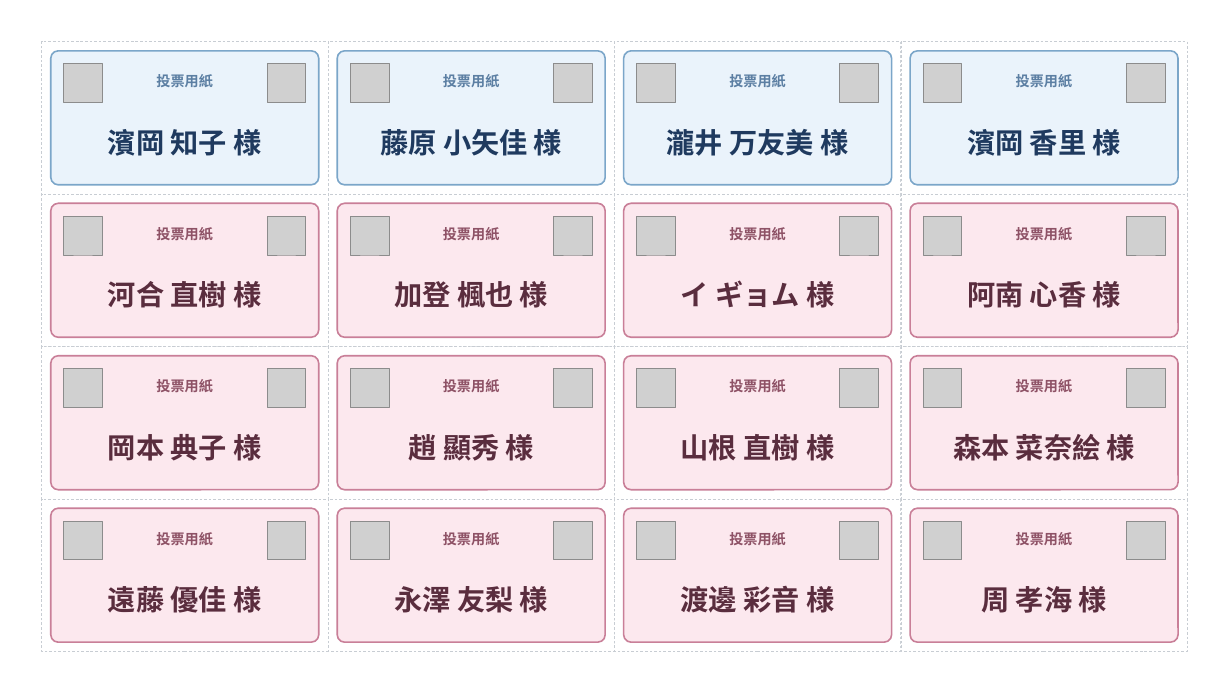
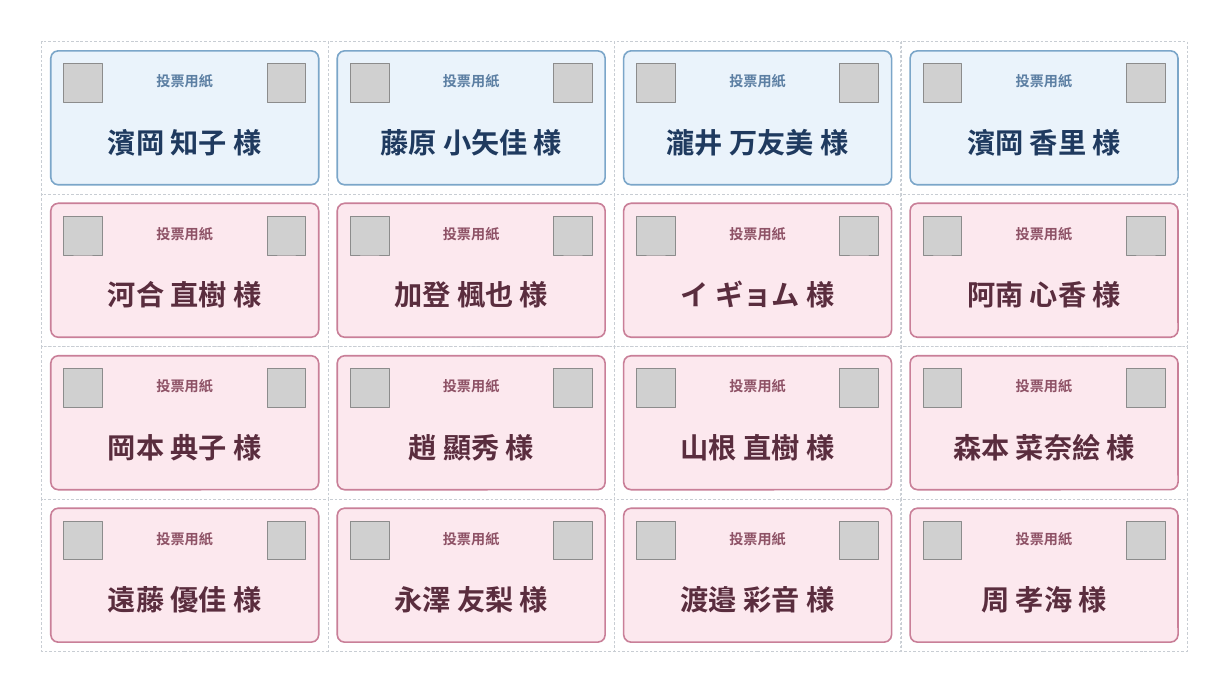
Before and after one commit to yuki5ilg/WeddingInvitations, a slide deck: slide 4 of voting_ballots.pptx. Drawn at 1232x693 pixels with LibreOffice and Linux fonts; fonts in the diff are those of the drawing; grey boxes stand for pictures. Boxes give left, top, right and bottom in pixels: in the first picture for what was removed or moved away, otherwise in the second. Text is boxed around its words. In the diff, an @@ line names an element or a change of style, - is before the commit and + after.

```diff
--- a/voting_ballots.pptx
+++ b/voting_ballots.pptx
@@ text at box(681, 586, 834, 613): text changed @@
-渡邊 彩音 様
+渡邉 彩音 様
```
Also in this commit, not shown: 3 other slides changed, 1 other file.
